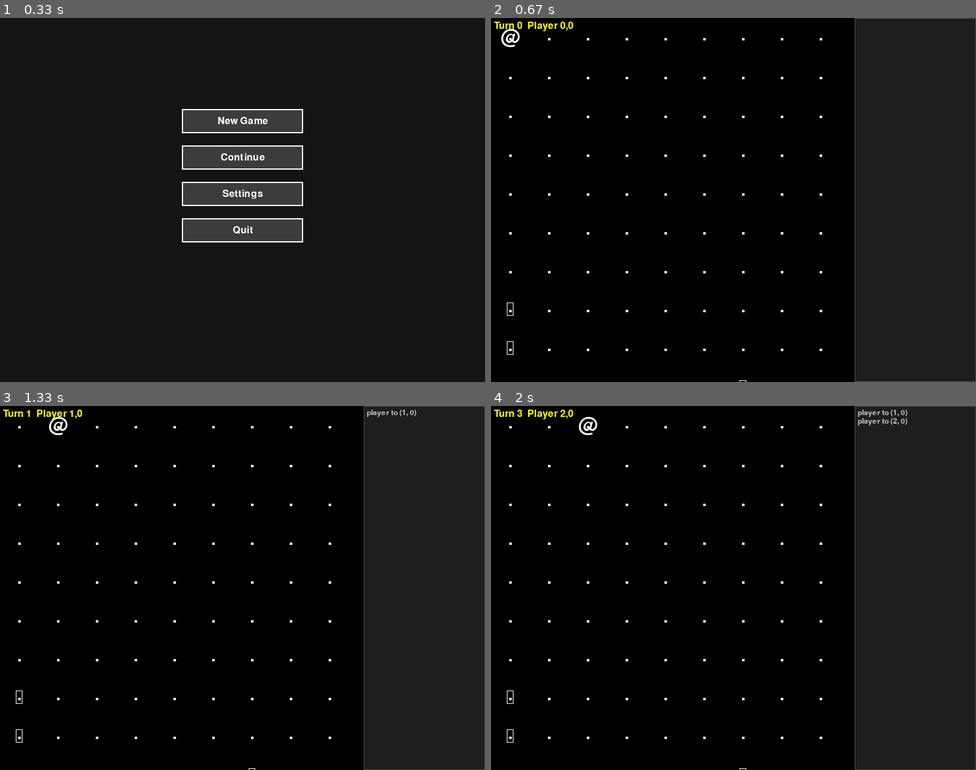
Above: before the commit, frames 1-4 (two rows, left to right).
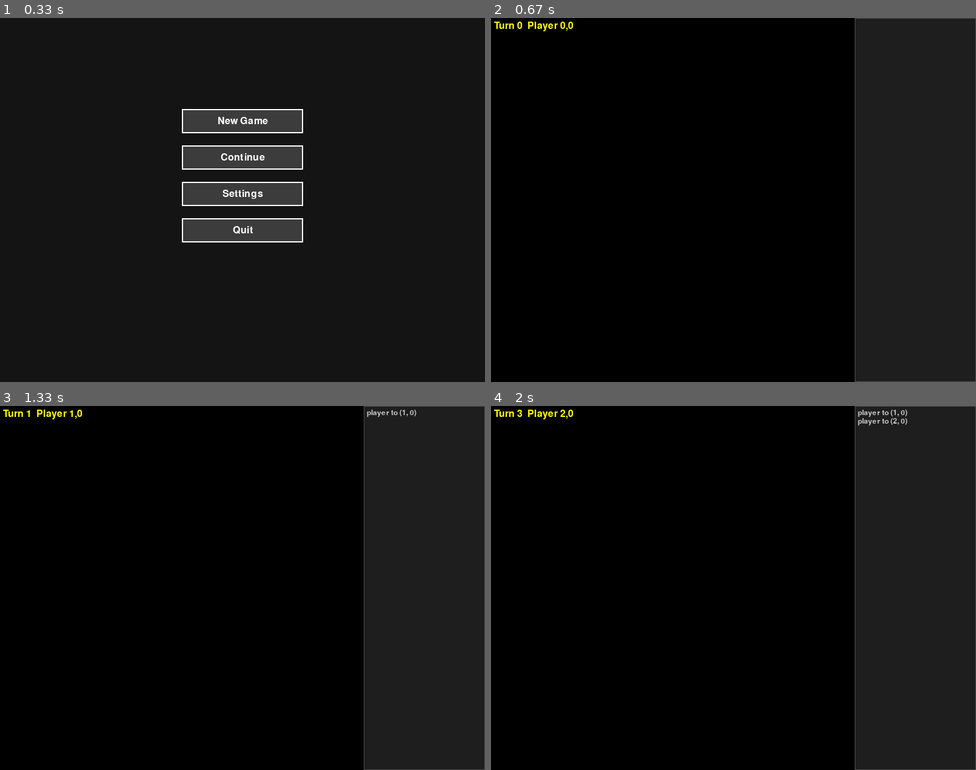
Above: after the commit, the same moments.

Repository: Yefym707/Game
Game: pygame game, started from scripts/run_gui.py
The game is run twice, just before and just after one commit, with the same random seed, the same clock (stepped at 60 frames per second) and the same inputs.
Inputs (mouse positions are in pixels of both pictures, inside the frame that each line leads up to):
- Up to frame 1 (0.33 s): no input
- Up to frame 2 (0.67 s): click "New Game" at 0.38 s
- Up to frame 3 (1.33 s): hold Right 0.67-1.13 s; move the mouse to (223, 602) at 0.7 s; hold Up from 1.17 s (still down); move the mouse to (242, 609) at 1.2 s; tap Space at 1.23 s
- Up to frame 4 (2 s): release Up at 1.47 s; hold Right 1.5-1.97 s; move the mouse to (782, 668) at 1.53 s; tap Space at 1.57, 1.87 s

Frame 1 is identical in both runs. In frame 2, 0.5% of the frame differs, in the area x 2-69%, y 3-100%; in frame 3, 0.5%; in frame 4, 0.5%.

Commit message:
Add tile generation tool and localization

Diff:
--- /dev/null
+++ b/data/locales/en.json
@@ -0,0 +1,9 @@
+{
+  "menu_new_game": "New Game",
+  "menu_continue": "Continue",
+  "menu_settings": "Settings",
+  "menu_quit": "Quit",
+  "action_prompt": "action (w/a/s/d to move, q to quit): ",
+  "status_turn": "Turn {turn}  Player {x},{y}",
+  "window_title": "Gamecore GUI"
+}
--- /dev/null
+++ b/data/locales/ru.json
@@ -0,0 +1,9 @@
+{
+  "menu_new_game": "Новая игра",
+  "menu_continue": "Продолжить",
+  "menu_settings": "Настройки",
+  "menu_quit": "Выход",
+  "action_prompt": "действие (w/a/s/d — движение, q — выход): ",
+  "status_turn": "Ход {turn}  Игрок {x},{y}",
+  "window_title": "Gamecore GUI"
+}
--- a/src/client/app.py
+++ b/src/client/app.py
@@ -3,6 +3,8 @@
 
 import pygame
 from typing import Optional
+
+from gamecore.i18n import gettext as _
 
 
 class Scene:
@@ -27,7 +29,7 @@
 
     def __init__(self, width: int = 800, height: int = 600) -> None:
         pygame.init()
-        pygame.display.set_caption("Gamecore GUI")
+        pygame.display.set_caption(_("window_title"))
         self.screen = pygame.display.set_mode((width, height))
         self.clock = pygame.time.Clock()
         from .scene_menu import MenuScene
--- a/src/client/gfx/tileset.py
+++ b/src/client/gfx/tileset.py
@@ -1,7 +1,6 @@
 """Tileset loader and fallback generator."""
 from __future__ import annotations
 
-import json
 from pathlib import Path
 from typing import Dict
 
@@ -17,7 +16,6 @@
         root = Path(__file__).resolve().parents[3]
         self.folder = folder or root / "assets" / "tiles"
         self.folder.mkdir(parents=True, exist_ok=True)
-        pygame.font.init()
         self.tiles: Dict[str, pygame.Surface] = {}
         self._load(root)
 
@@ -31,21 +29,25 @@
             self.tiles[path.stem] = pygame.image.load(path.as_posix()).convert_alpha()
 
     def _generate_from_json(self, root: Path) -> None:
-        mapping: Dict[str, str] = {}
+        """Generate PNG tiles via :mod:`tools.build_tiles`.
+
+        The helper searches for ``textures.json`` either in the project root or
+        next to the ``scripts`` package and invokes :func:`tools.build_tiles.generate`
+        to render the tiles using Pillow.
+        """
+
+        from tools import build_tiles
+
+        mapping_path: Path | None = None
         for loc in (root / "textures.json", root / "scripts" / "textures.json"):
             if loc.exists():
-                with open(loc, "r", encoding="utf8") as fh:
-                    mapping = json.load(fh)
+                mapping_path = loc
                 break
-        mapping.setdefault("@", "@")
-        font = pygame.font.SysFont(None, 48)
-        for key, glyph in mapping.items():
-            surf = pygame.Surface((TILE_SIZE, TILE_SIZE), pygame.SRCALPHA)
-            img = font.render(glyph, True, (255, 255, 255))
-            rect = img.get_rect(center=(TILE_SIZE // 2, TILE_SIZE // 2))
-            surf.blit(img, rect)
-            pygame.image.save(surf, self.folder / f"{key}.png")
-            self.tiles[key] = surf
+        if mapping_path and mapping_path.exists():
+            build_tiles.generate(mapping_path)
+        else:  # minimal fallback to player glyph
+            tiles = build_tiles.build_tiles({"@": "@"})
+            build_tiles.build_atlas(tiles)
 
     # public -----------------------------------------------------------
     def get(self, key: str) -> pygame.Surface | None:
--- a/src/client/scene_menu.py
+++ b/src/client/scene_menu.py
@@ -3,6 +3,7 @@
 
 import pygame
 
+from gamecore.i18n import gettext as _
 from .app import Scene
 from .ui.widgets import Button
 
@@ -23,10 +24,10 @@
             self.buttons.append(Button(text, rect, cb))
             y += 60
 
-        add("New Game", self.start_new)
-        add("Continue", self.continue_game)
-        add("Settings", self.settings)
-        add("Quit", self.quit)
+        add(_("menu_new_game"), self.start_new)
+        add(_("menu_continue"), self.continue_game)
+        add(_("menu_settings"), self.settings)
+        add(_("menu_quit"), self.quit)
 
     # button callbacks -------------------------------------------------
     def start_new(self) -> None:
--- a/src/client/ui/widgets.py
+++ b/src/client/ui/widgets.py
@@ -2,6 +2,8 @@
 from __future__ import annotations
 
 import pygame
+
+from gamecore.i18n import gettext as _
 
 
 class Button:
@@ -59,6 +61,6 @@
         self.font = pygame.font.SysFont(None, 24)
 
     def draw(self, surface: pygame.Surface, state) -> None:
-        text = f"Turn {state.turn}  Player {state.player.x},{state.player.y}"
+        text = _("status_turn").format(turn=state.turn, x=state.player.x, y=state.player.y)
         img = self.font.render(text, True, (255, 255, 0))
         surface.blit(img, (5, 5))
--- a/src/gamecore/cli.py
+++ b/src/gamecore/cli.py
@@ -3,6 +3,7 @@
 import argparse
 
 from . import ai, board, io_textures, rules
+from .i18n import gettext as _
 
 
 def render(state: board.GameState, textures: dict[str, str]) -> str:
@@ -36,7 +37,7 @@
         print(render(state, textures))
         if state.log:
             print("\n".join(state.log[-5:]))
-        cmd = input("action (w/a/s/d to move, q to quit): ").strip()
+        cmd = input(_("action_prompt")).strip()
         if cmd == "q":
             break
         board.player_move(state, cmd)
--- /dev/null
+++ b/src/gamecore/i18n.py
@@ -0,0 +1,38 @@
+"""Minimal JSON based internationalisation helper."""
+from __future__ import annotations
+
+import json
+from pathlib import Path
+from typing import Dict
+
+CONFIG_PATH = Path.home() / ".oko_zombie" / "config.json"
+LOCALES_DIR = Path(__file__).resolve().parents[2] / "data" / "locales"
+DEFAULT_LANG = "en"
+
+
+def _load_lang() -> str:
+    try:
+        with CONFIG_PATH.open("r", encoding="utf-8") as fh:
+            data = json.load(fh)
+            return data.get("lang", DEFAULT_LANG)
+    except Exception:  # pragma: no cover - missing config
+        return DEFAULT_LANG
+
+
+_LANG = _load_lang()
+_translations: Dict[str, str] = {}
+try:
+    with (LOCALES_DIR / f"{_LANG}.json").open("r", encoding="utf-8") as fh:
+        _translations = json.load(fh)
+except FileNotFoundError:  # pragma: no cover - missing locale
+    _translations = {}
+
+
+def gettext(key: str) -> str:
+    """Return a translated string for ``key``.
+
+    Unknown keys fall back to ``key`` itself allowing the code to run even if
+    a translation is missing.
+    """
+
+    return _translations.get(key, key)
--- a/build_tiles.py
+++ b/tools/build_tiles.py
@@ -1,4 +1,13 @@
 #!/usr/bin/env python3
+"""Generate 64x64 PNG tiles and atlas from ``textures.json``.
+
+This utility reads a mapping of symbols to glyphs and renders individual
+PNG tiles for each entry using Pillow.  The tiles are written to
+``assets/tiles`` and combined into ``assets/tileset.png`` with a companion
+``assets/tileset.json`` describing the atlas layout.
+"""
+from __future__ import annotations
+
 import json
 import math
 import sys
@@ -8,8 +17,9 @@
 from PIL import Image, ImageDraw, ImageFont
 
 TILE_SIZE = 64
-ASSET_DIR = Path("assets")
-TILES_DIR = ASSET_DIR / "tiles"
+ROOT = Path(__file__).resolve().parents[1]
+ASSETS_DIR = ROOT / "assets"
+TILES_DIR = ASSETS_DIR / "tiles"
 
 
 def escape_symbol(sym: str) -> str:
@@ -17,15 +27,15 @@
     return encoded.replace(".", "%2E")
 
 
-def load_textures(path: Path) -> dict:
+def load_textures(path: Path) -> dict[str, str]:
     with path.open(encoding="utf-8") as f:
         return json.load(f)
 
 
-def load_font(size: int = 48) -> ImageFont.FreeTypeFont:
+def load_font(size: int = 48) -> ImageFont.ImageFont:
     try:
         return ImageFont.truetype("DejaVuSansMono.ttf", size=size)
-    except Exception:
+    except Exception:  # pragma: no cover - fallback
         return ImageFont.load_default()
 
 
@@ -41,10 +51,10 @@
     return img
 
 
-def build_tiles(textures: dict) -> dict:
+def build_tiles(textures: dict[str, str]) -> dict[str, Image.Image]:
     TILES_DIR.mkdir(parents=True, exist_ok=True)
     font = load_font()
-    tiles = {}
+    tiles: dict[str, Image.Image] = {}
     for sym, tex in textures.items():
         img = render_tile(tex, font)
         filename = escape_symbol(sym) + ".png"
@@ -53,13 +63,15 @@
     return tiles
 
 
-def build_atlas(tiles: dict) -> dict:
+def build_atlas(tiles: dict[str, Image.Image]) -> dict[str, dict[str, int]]:
     symbols = list(tiles.keys())
     count = len(symbols)
+    if not count:
+        return {}
     cols = math.ceil(math.sqrt(count))
     rows = math.ceil(count / cols)
     atlas = Image.new("RGBA", (cols * TILE_SIZE, rows * TILE_SIZE), (0, 0, 0, 0))
-    mapping = {}
+    mapping: dict[str, dict[str, int]] = {}
     for idx, sym in enumerate(symbols):
         row = idx // cols
         col = idx % cols
@@ -67,22 +79,27 @@
         y = row * TILE_SIZE
         atlas.paste(tiles[sym], (x, y))
         mapping[sym] = {"x": x, "y": y, "w": TILE_SIZE, "h": TILE_SIZE}
-    atlas_path = ASSET_DIR / "tileset.png"
+    atlas_path = ASSETS_DIR / "tileset.png"
     atlas.save(atlas_path)
-    mapping_path = ASSET_DIR / "tileset.json"
+    mapping_path = ASSETS_DIR / "tileset.json"
     with mapping_path.open("w", encoding="utf-8") as f:
         json.dump({"map": mapping}, f, ensure_ascii=False, indent=2)
     return mapping
 
 
-def main() -> None:
-    texture_file = Path(sys.argv[1]) if len(sys.argv) > 1 else Path("textures.json")
-    textures = load_textures(texture_file)
+def generate(texture_file: Path | None = None) -> None:
+    """High level helper used by the client for fallback generation."""
+    path = texture_file or ROOT / "textures.json"
+    textures = load_textures(path)
     tiles = build_tiles(textures)
     build_atlas(tiles)
-    print(f"Generated {len(tiles)} tiles in {TILES_DIR}")
-    print("Atlas written to", ASSET_DIR / "tileset.png")
 
 
-if __name__ == "__main__":
+def main() -> None:
+    texture_file = Path(sys.argv[1]) if len(sys.argv) > 1 else None
+    generate(texture_file)
+    print(f"Generated tiles in {TILES_DIR}")
+
+
+if __name__ == "__main__":  # pragma: no cover
     main()
Not shown, changed: README.md
Not shown, changed: requirements.txt
Empty file added: tools/__init__.py
